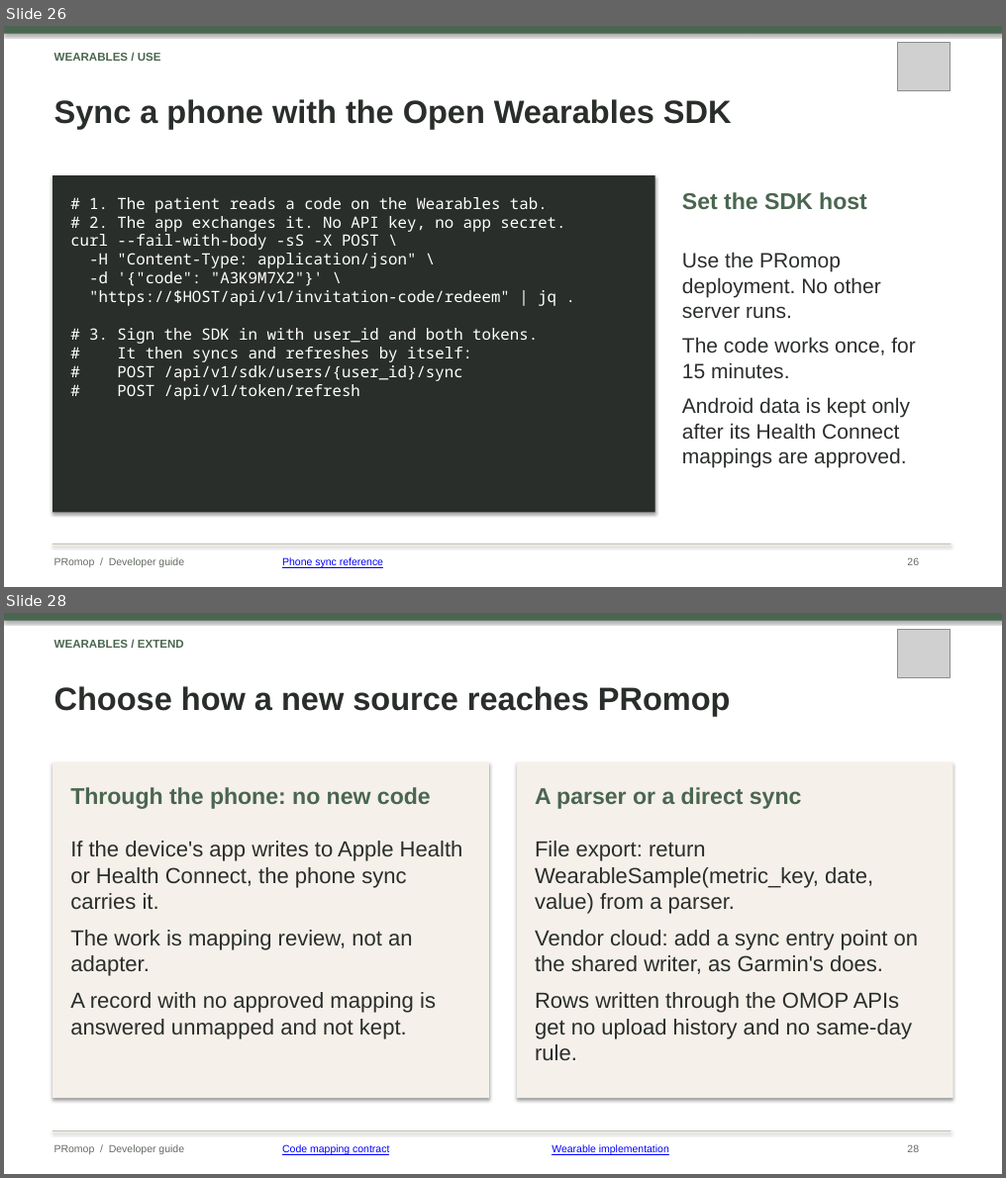
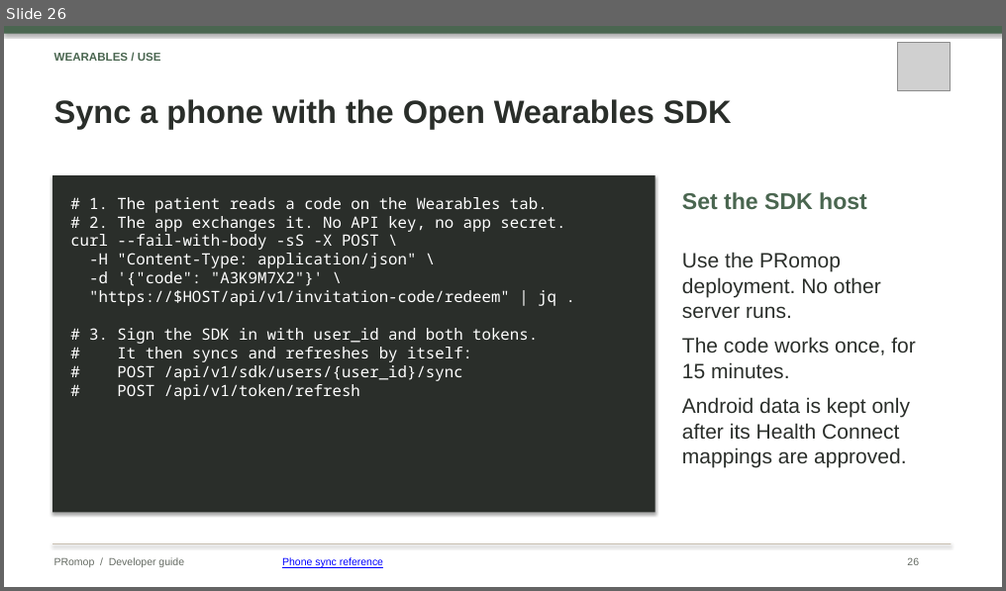
Before and after one commit to healthkey-ai/promop, a slide deck: PRomop_Developer_Guide.pptx. Shown one above the other, each under a label of ours: slides 26 and 28 before the commit, slide 26 after it; the slides between them are not shown. The pictures are 1006x1178 and 1006x591 pixels, drawn with LibreOffice and Linux fonts; fonts in the diff are those of the drawing; grey boxes stand for pictures. Boxes give left, top, right and bottom in pixels: in the first picture for what was removed or moved away, otherwise in the second. Text is boxed around its words. In the diff, an @@ line names an element or a change of style, - is before the commit and + after.

```diff
--- a/PRomop_Developer_Guide.pptx
+++ b/PRomop_Developer_Guide.pptx
@@ slide 28 removed at (4, 613, 1002, 1174), background #FFFFFF @@
@@ rectangle removed at (4, 613, 1002, 621) @@
@@ text removed at (54, 640, 184, 648) @@
-WEARABLES / EXTEND
@@ picture removed at (898, 630, 950, 677) @@
@@ text removed at (54, 686, 731, 716) @@
-Choose how a new source reaches PRomop
@@ rectangle removed at (53, 762, 489, 1098) @@
@@ text removed at (70, 787, 431, 809) @@
-Through the phone: no new code
@@ rectangle removed at (517, 762, 953, 1098) @@
@@ text removed at (535, 787, 802, 809) @@
-A parser or a direct sync
@@ text removed at (70, 841, 463, 1040) @@
-If the device's app writes to Apple Health or Health Connect, the phone sync carries it.
-The work is mapping review, not an adapter.
-A record with no approved mapping is answered unmapped and not kept.
@@ text removed at (535, 841, 919, 1060) @@
-File export: return WearableSample(metric_key, date, value) from a parser.
-Vendor cloud: add a sync entry point on the shared writer, as Garmin's does.
-Rows written through the OMOP APIs get no upload history and no same-day rule.
@@ rectangle removed at (53, 1131, 951, 1132) @@
@@ text removed at (54, 1145, 184, 1155) @@
-PRomop / Developer guide
@@ text removed at (282, 1145, 389, 1156) @@
-Code mapping contract
@@ text removed at (551, 1145, 669, 1156) @@
-Wearable implementation
@@ text removed at (907, 1145, 919, 1153) @@
-28
```
Also in this commit, not shown: 5 slides changed, 1 other slide removed.
